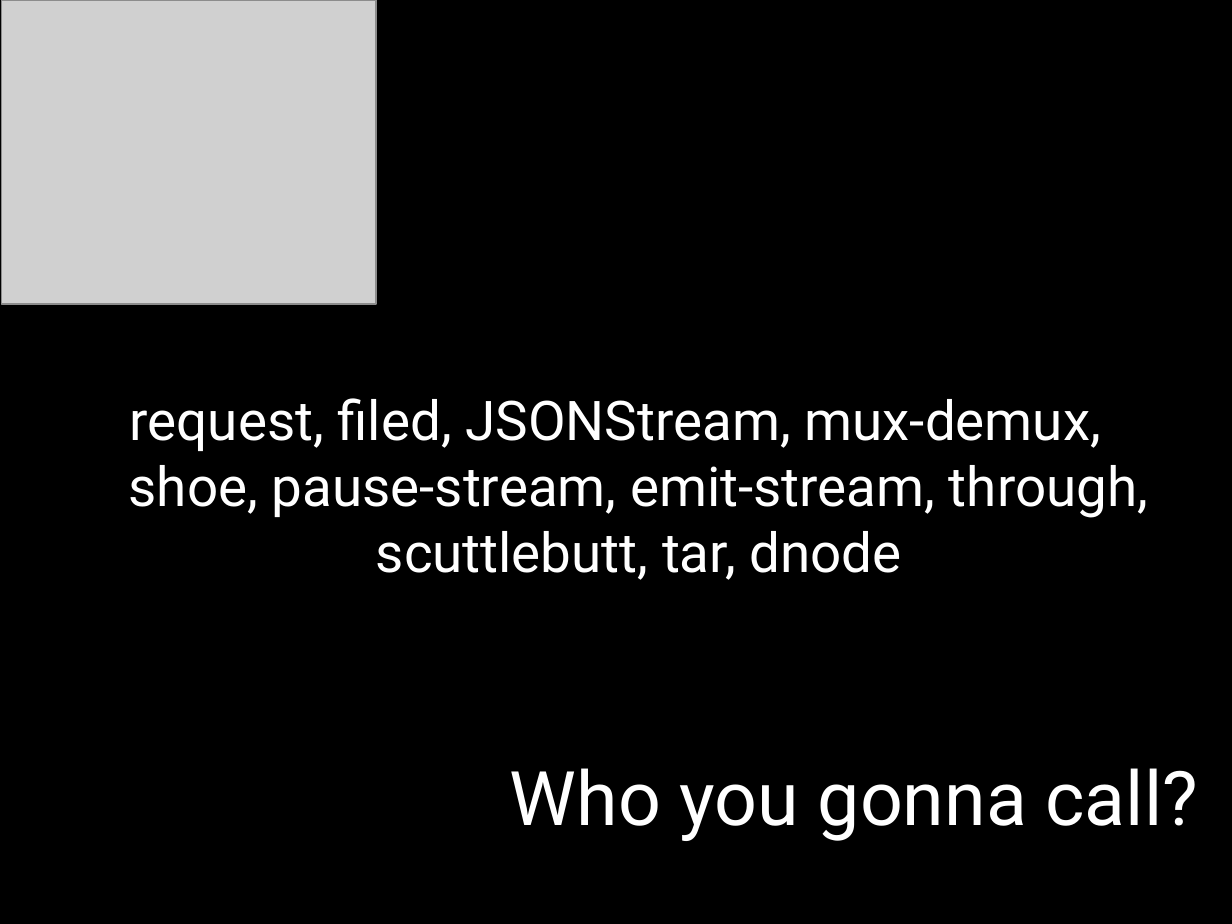
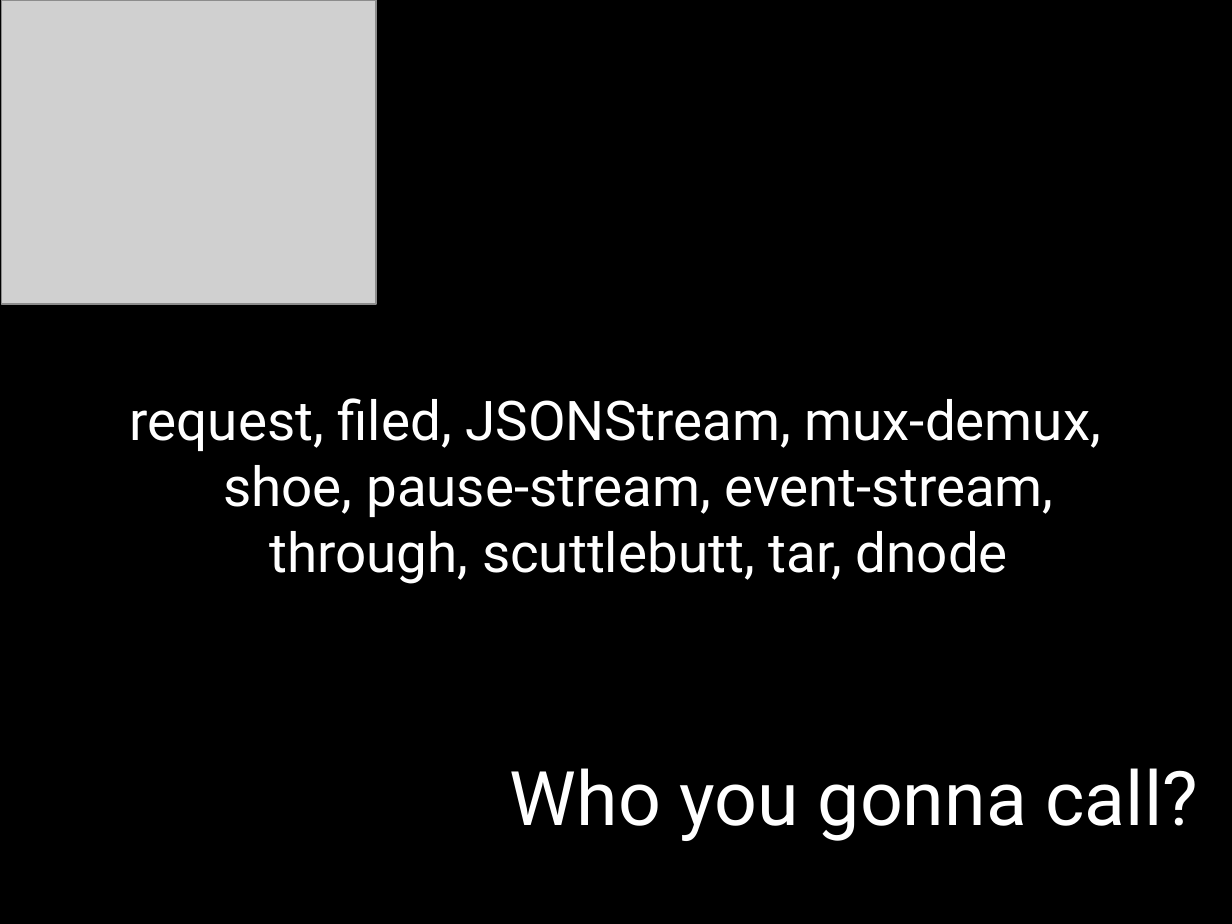
Before and after one commit to mattpodwysocki/SDC2013, a slide deck: slide 32 of SDC2013.pptx (slide 30 before the commit). Drawn at 1232x924 pixels with LibreOffice and Linux fonts; fonts in the diff are those of the drawing; grey boxes stand for pictures. Boxes give left, top, right and bottom in pixels: in the first picture for what was removed or moved away, otherwise in the second. Text is boxed around its words. In the diff, an @@ line names an element or a change of style, - is before the commit and + after.

Commit message:
Updating PPT, need to include more Streams2

```diff
--- a/SDC2013.pptx
+++ b/SDC2013.pptx
@@ text at bbox=[130, 398, 1100, 584]: text changed @@
-request, filed, JSONStream, mux-demux, shoe, pause-stream, emit-stream, through, scuttlebutt, tar, dnode
+request, filed, JSONStream, mux-demux, shoe, pause-stream, event-stream, through, scuttlebutt, tar, dnode
```
Also in this commit, not shown: 3 other slides changed, 3 slides added, 1 slide removed.
